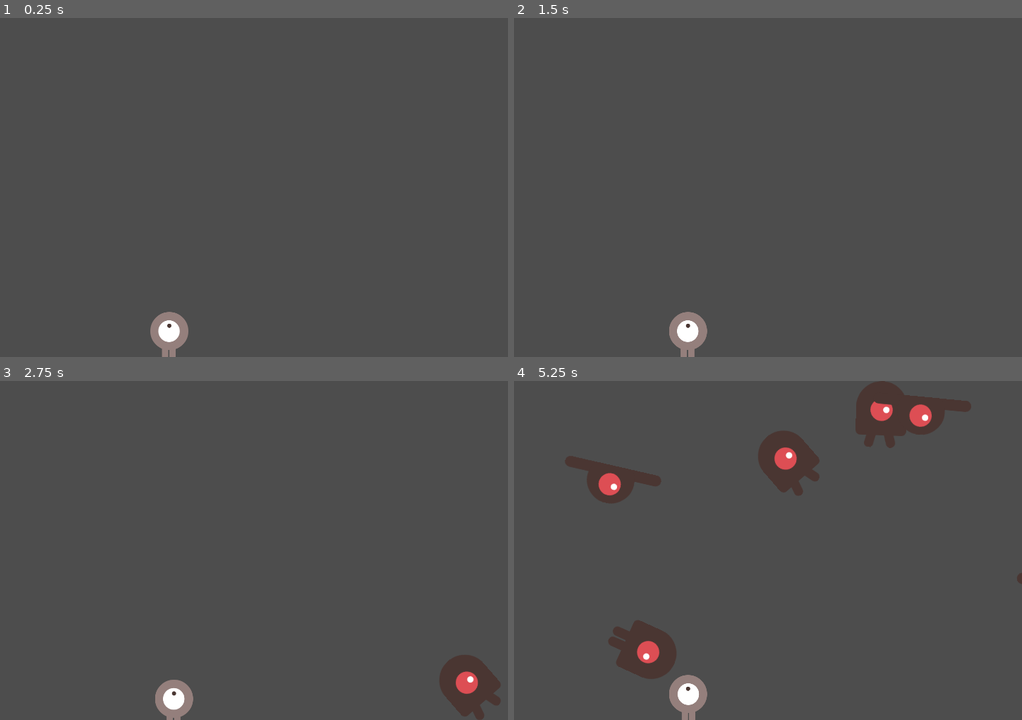
Above: before the commit, frames 1-4 (two rows, left to right).
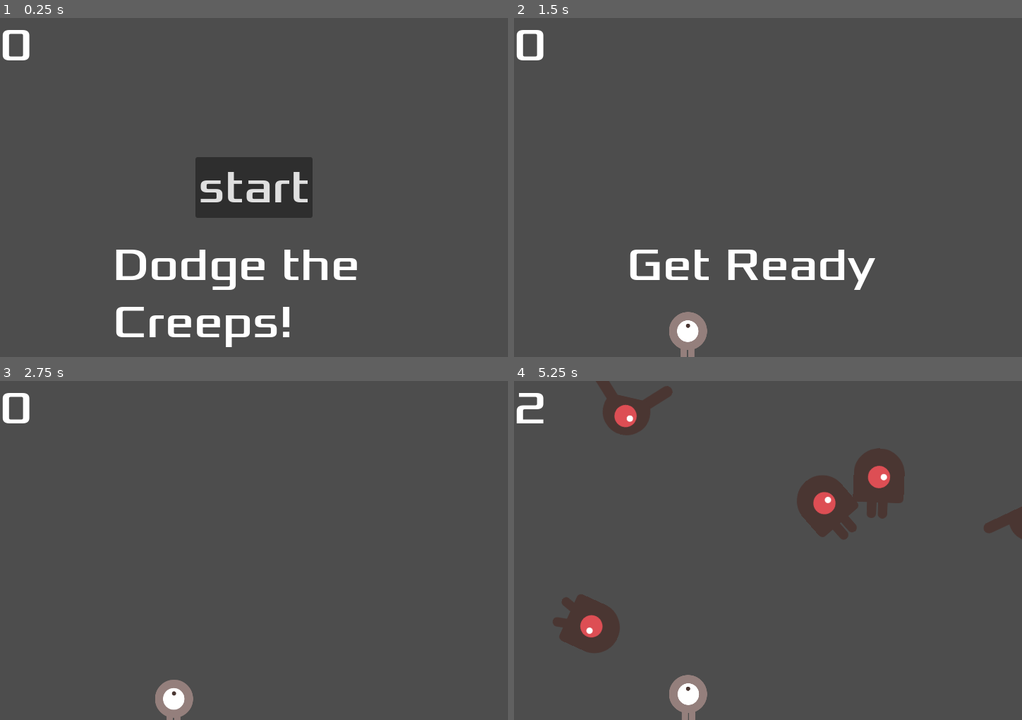
Above: after the commit, the same moments.

Repository: Manzzis/tutorial-de-godot-gds-cript
Game: Godot game, scene res://Scenes/main.tscn
The game is run twice, just before and just after one commit, with the same random seed, the same clock (stepped at 60 frames per second) and the same inputs.
Inputs (mouse positions are in pixels of both pictures, inside the frame that each line leads up to):
- Up to frame 1 (0.25 s): no input
- Up to frame 2 (1.5 s): click (768, 187) at 0.5 s, where only the run after the commit has a clickable "start"; tap Enter at 1.25 s; hold D (move_right) from 1.28 s (still down)
- Up to frame 3 (2.75 s): tap Space at 2 s; release D (move_right) at 2.03 s; hold S (move_down) from 2.03 s (still down)
- Up to frame 4 (5.25 s): release S (move_down) at 2.78 s; hold D (move_right) 2.78-3.53 s; hold W (move_up) 3.53-4.28 s; hold A (move_left) from 4.28 s (still down)

The runs differ from the first frame. In frame 1, 7.8% of the frame differs, in the area x 0-71%, y 3-100%; in frame 2, 2.1%; in frame 3, 1.8%; in frame 4, 13%, in the area x 0-100%, y 0-88%.

Commit message:
HUD created
creado hud, pantalla de inicio y game over, y script hud y actualizacion en el script de main para integrar e instanciar las funciones y señales de HUD

Diff:
--- /dev/null
+++ b/Scenes/hud.tscn
@@ -0,0 +1,52 @@
+[gd_scene load_steps=3 format=3 uid="uid://ep0s8wogl47k"]
+
+[ext_resource type="Script" uid="uid://0bghfxandhnr" path="res://Scripts/hud.gd" id="1_fccik"]
+[ext_resource type="FontFile" uid="uid://cnkpfo2jl7bsh" path="res://recursos/Xolonium-Regular.ttf" id="2_bjfho"]
+
+[node name="HUD" type="CanvasLayer"]
+script = ExtResource("1_fccik")
+
+[node name="ScoreLabel" type="Label" parent="."]
+offset_right = 45.0
+offset_bottom = 78.0
+size_flags_horizontal = 4
+theme_override_fonts/font = ExtResource("2_bjfho")
+theme_override_font_sizes/font_size = 64
+text = "0"
+
+[node name="Message" type="Label" parent="."]
+anchors_preset = 5
+anchor_left = 0.5
+anchor_right = 0.5
+offset_left = -200.0
+offset_top = 311.0
+offset_right = 200.0
+offset_bottom = 470.0
+grow_horizontal = 2
+theme_override_fonts/font = ExtResource("2_bjfho")
+theme_override_font_sizes/font_size = 64
+text = "Dodge the Creeps!"
+autowrap_mode = 2
+
+[node name="StartButton" type="Button" parent="."]
+anchors_preset = 8
+anchor_left = 0.5
+anchor_top = 0.5
+anchor_right = 0.5
+anchor_bottom = 0.5
+offset_left = -69.5
+offset_top = -43.0
+offset_right = 69.5
+offset_bottom = 43.0
+grow_horizontal = 2
+grow_vertical = 2
+theme_override_fonts/font = ExtResource("2_bjfho")
+theme_override_font_sizes/font_size = 64
+text = "start"
+
+[node name="MessageTimer" type="Timer" parent="."]
+wait_time = 2.0
+one_shot = true
+
+[connection signal="pressed" from="StartButton" to="." method="_on_StartButton_pressed"]
+[connection signal="timeout" from="MessageTimer" to="." method="_on_message_timer_timeout"]
--- a/Scenes/main.tscn
+++ b/Scenes/main.tscn
@@ -1,8 +1,9 @@
-[gd_scene load_steps=5 format=3 uid="uid://b2dnedr8kkimt"]
+[gd_scene load_steps=6 format=3 uid="uid://b2dnedr8kkimt"]
 
 [ext_resource type="Script" uid="uid://df0lvdw5uj06a" path="res://Scripts/main.gd" id="1_8gbba"]
 [ext_resource type="PackedScene" uid="uid://orn1135i7cve" path="res://Scenes/Player.tscn" id="1_jjgbg"]
 [ext_resource type="PackedScene" uid="uid://c6m3elk3ig31g" path="res://Scenes/mob.tscn" id="2_jjvhh"]
+[ext_resource type="PackedScene" uid="uid://ep0s8wogl47k" path="res://Scenes/hud.tscn" id="4_jjvhh"]
 
 [sub_resource type="Curve2D" id="Curve2D_bo1nx"]
 _data = {
@@ -35,7 +36,10 @@
 position = Vector2(10, 11)
 rotation = -0.009999666
 
-[connection signal="hit" from="Player" to="." method="game_over"]
+[node name="HUD" parent="." instance=ExtResource("4_jjvhh")]
+
+[connection signal="hit" from="Player" to="." method="_on_player_hit"]
 [connection signal="timeout" from="MobTimer" to="." method="_on_mob_timer_timeout"]
 [connection signal="timeout" from="ScoreTimer" to="." method="_on_score_timer_timeout"]
 [connection signal="timeout" from="StartTimer" to="." method="_on_start_timer_timeout"]
+[connection signal="start_game" from="HUD" to="." method="new_game"]
--- /dev/null
+++ b/Scripts/hud.gd
@@ -0,0 +1,38 @@
+extends CanvasLayer
+
+signal start_game
+# Called when the node enters the scene tree for the first time.
+func _ready() -> void:
+	pass # Replace with function body.
+
+
+# Called every frame. 'delta' is the elapsed time since the previous frame.
+func _process(delta: float) -> void:
+	pass
+
+func show_message(text):
+	$Message.text = text
+	$Message.show()
+	$MessageTimer.start()
+
+
+func show_game_over():
+	show_message("Game Over")
+	await $MessageTimer.timeout
+	$Message.text = "Dodge the Creeps!"
+	$Message.show()
+	await get_tree().create_timer(1.0).timeout
+	$StartButton.show()
+
+
+func update_score(score):
+	$ScoreLabel.text = str(score)
+
+
+func _on_message_timer_timeout() -> void:
+	$Message.hide()
+
+
+func _on_StartButton_pressed() -> void:
+	$StartButton.hide()
+	start_game.emit()
--- a/Scripts/main.gd
+++ b/Scripts/main.gd
@@ -5,7 +5,7 @@
 
 # Called when the node enters the scene tree for the first time.
 func _ready() -> void:
-	new_game()
+	pass
 
 
 # Called every frame. 'delta' is the elapsed time since the previous frame.
@@ -16,12 +16,16 @@
 func game_over() -> void:
 	$ScoreTimer.stop()
 	$StartTimer.stop()
+	$HUD.show_game_over()
 
 
 func new_game():
 	score = 0
 	$Player.Start($StarPosition.position)
 	$StartTimer.start()
+	$HUD.update_score(score)
+	$HUD.show_message("Get Ready")
+
 
 func _on_mob_timer_timeout() -> void:
 	var mob = mob_scene.instantiate()
@@ -42,8 +46,13 @@
 
 func _on_score_timer_timeout() -> void:
 	score += 1
+	$HUD.update_score(score)
 
 
 func _on_start_timer_timeout() -> void:
 	$MobTimer.start()
 	$ScoreTimer.start()
+
+
+func _on_player_hit() -> void:
+	game_over()
Not shown, added: Scripts/hud.gd.uid
